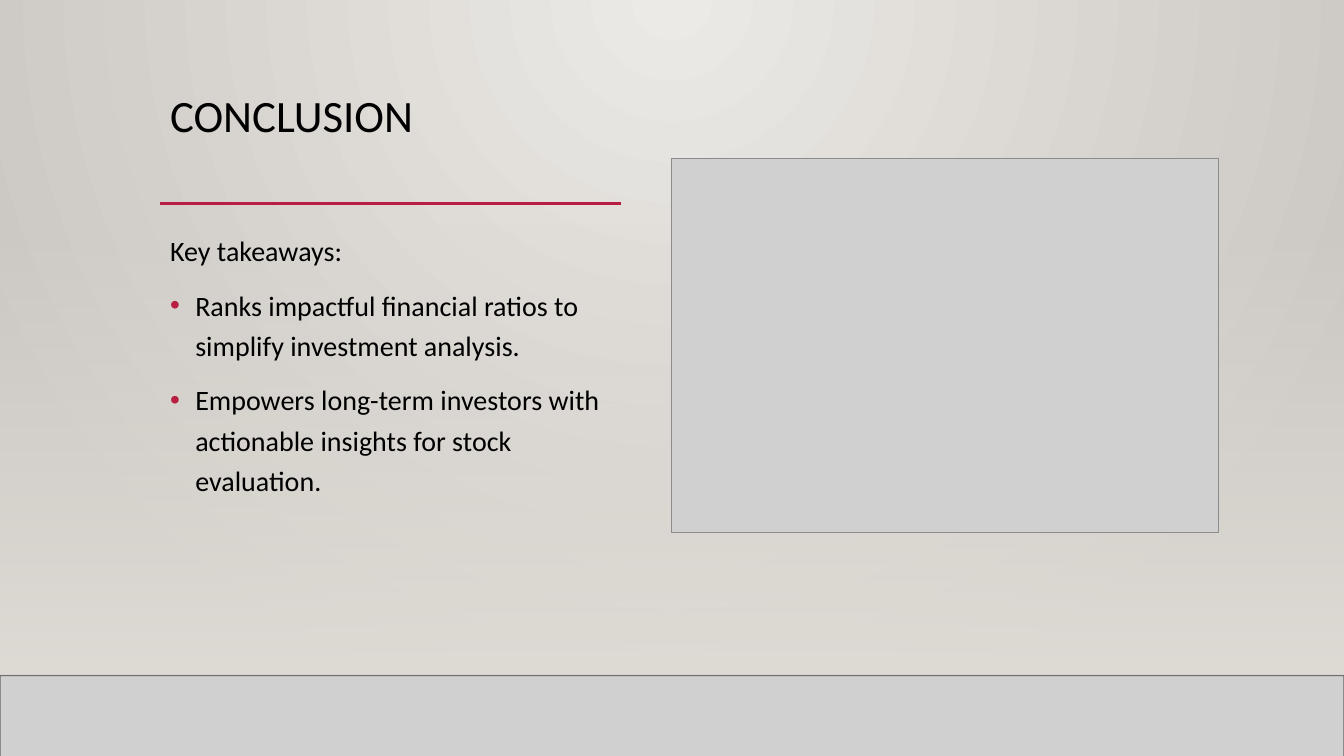
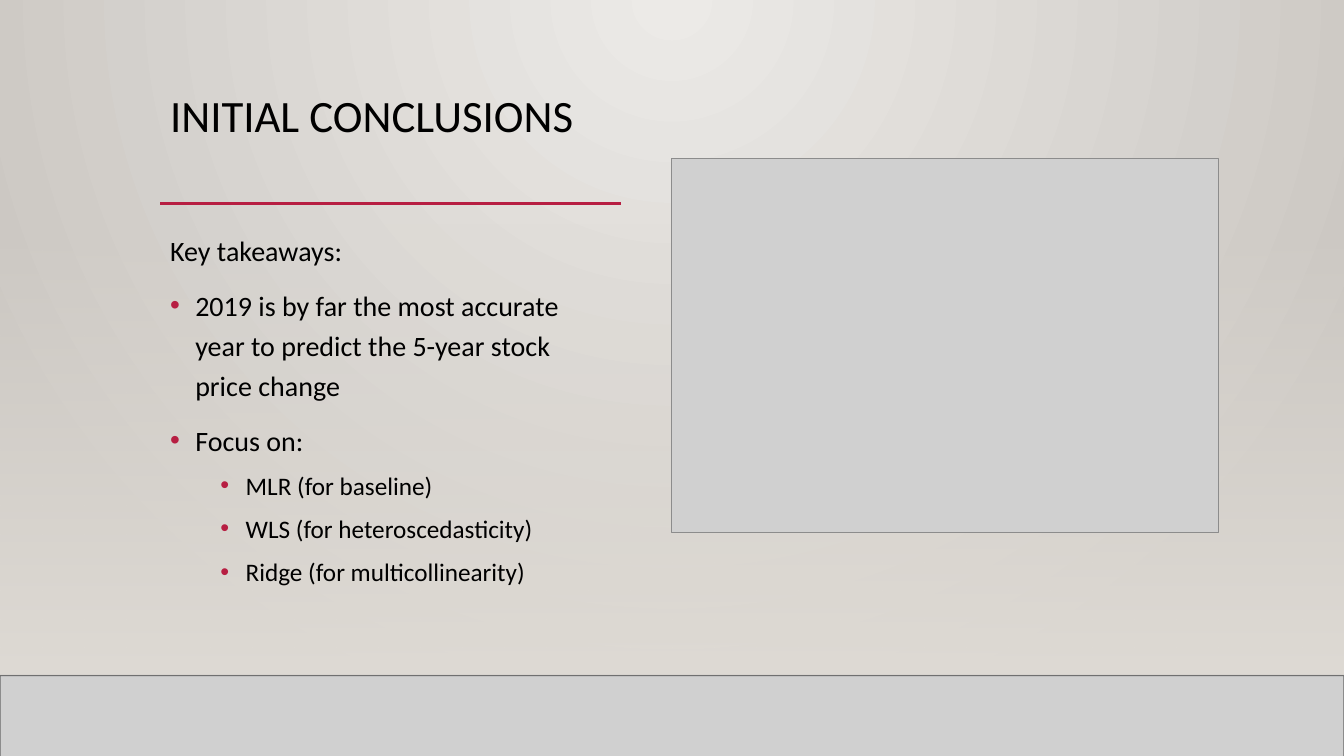
Before and after one commit to Iingxaki/Key-Financial-Indicators-Stock-Forecasting-DS450, a slide deck: slide 15 of Unlocking Stock Performance Insights.pptx (slide 6 before the commit). Drawn at 1344x756 pixels with LibreOffice and Linux fonts; fonts in the diff are those of the drawing; grey boxes stand for pictures; background and template pictures are left out. Boxes give left, top, right and bottom in pixels: in the first picture for what was removed or moved away, otherwise in the second. Text is boxed around its words. In the diff, an @@ line names an element or a change of style, - is before the commit and + after.

```diff
--- a/Unlocking Stock Performance Insights.pptx
+++ b/Unlocking Stock Performance Insights.pptx
@@ title at (170, 103, 573, 133): text changed @@
-CONCLUSION
+INITIAL CONCLUSIONS
@@ text at (195, 296, 558, 586): text changed @@
-• Ranks impactful financial ratios to simplify investment analysis.
-• Empowers long-term investors with actionable insights for stock evaluation.
+• 2019 is by far the most accurate year to predict the 5-year stock price change
+• Focus on:
+  • MLR (for baseline)
+  • WLS (for heteroscedasticity)
+  • Ridge (for multicollinearity)
```
Also in this commit, not shown: 2 other slides changed, 16 slides added, 2 slides removed.
